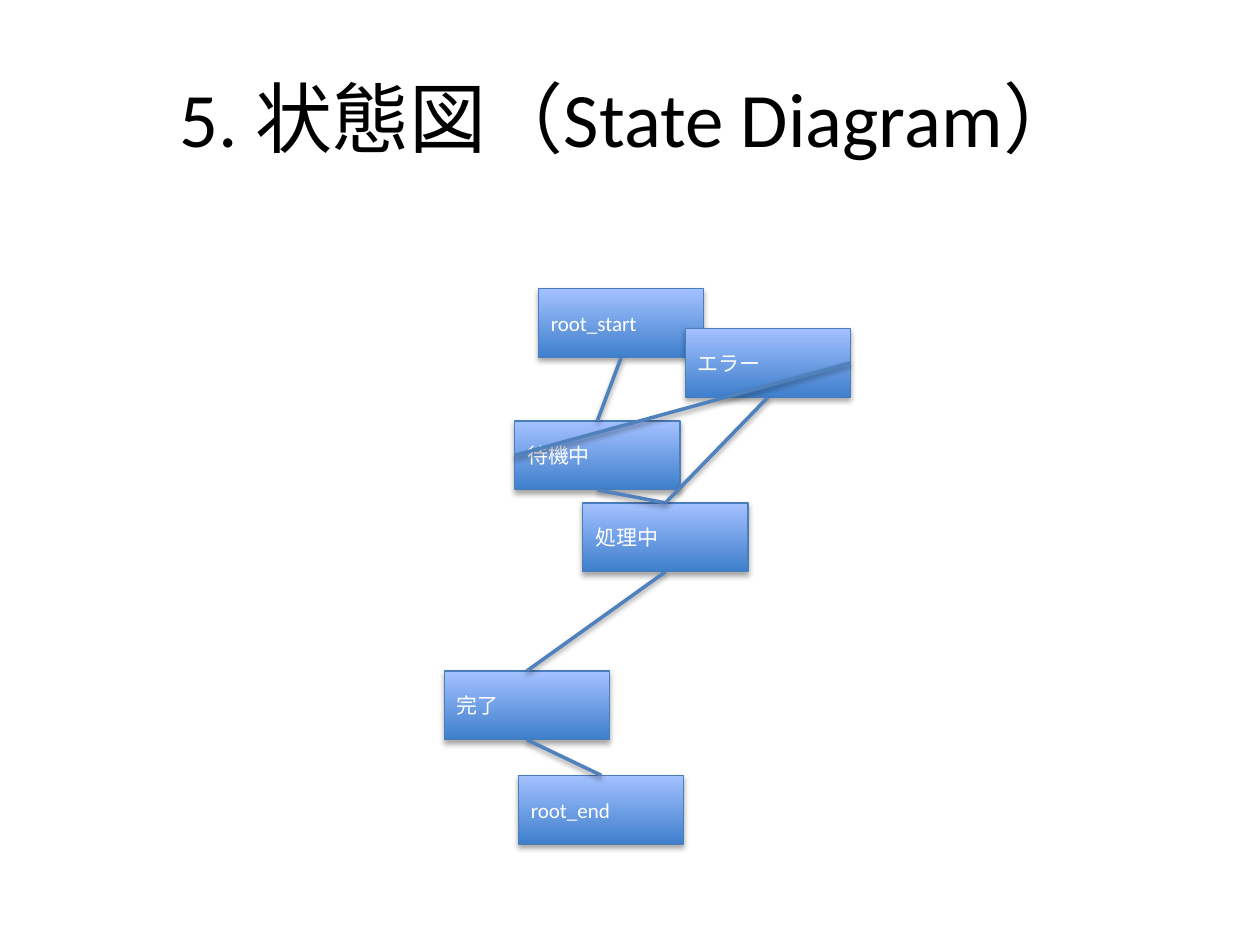
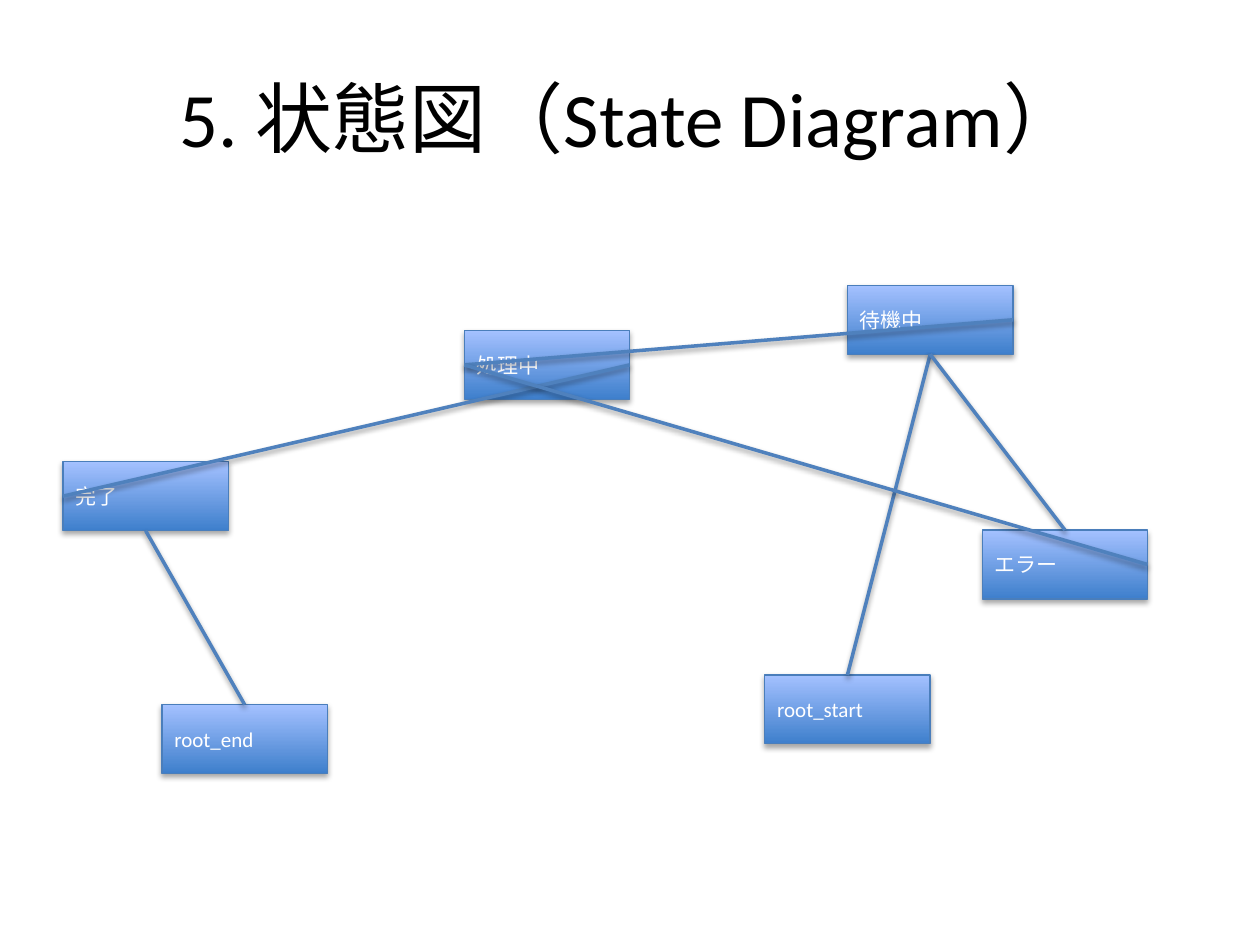
Before and after one commit to notfolder/qmd_to_pptx, a slide deck: slide 18 of demo_full.pptx. Drawn at 1260x945 pixels with LibreOffice and Linux fonts; fonts in the diff are those of the drawing. Boxes give left, top, right and bottom in pixels: in the first picture for what was removed or moved away, otherwise in the second. Text is boxed around its words. In the diff, an @@ line names an element or a change of style, - is before the commit and + after.

```diff
--- a/demo_full.pptx
+++ b/demo_full.pptx
@@ rectangle "待機中": place and size @@
-rectangle "待機中" at [514, 421, 679, 490]
+rectangle "待機中" at [848, 285, 1013, 354]
@@ line moved from (597, 490) - (665, 503) to (1013, 320) - (464, 365) @@
@@ rectangle "処理中": place and size @@
-rectangle "処理中" at [583, 503, 748, 572]
+rectangle "処理中" at [464, 330, 629, 399]
@@ line moved from (621, 358) - (597, 421) to (848, 675) - (930, 354) @@
@@ line moved from (850, 363) - (514, 455) to (1065, 530) - (930, 354) @@
@@ line moved from (665, 572) - (527, 670) to (630, 365) - (63, 496) @@
@@ line moved from (665, 503) - (767, 397) to (464, 365) - (1148, 564) @@
@@ rectangle "完了": place and size @@
-rectangle "完了" at [445, 670, 610, 740]
+rectangle "完了" at [63, 461, 228, 530]
@@ line moved from (527, 740) - (601, 775) to (146, 530) - (244, 704) @@
@@ rectangle "エラー": place and size @@
-rectangle "エラー" at [685, 329, 850, 398]
+rectangle "エラー" at [983, 530, 1148, 600]
@@ rectangle "root_start": place and size @@
-rectangle "root_start" at [538, 289, 703, 358]
+rectangle "root_start" at [765, 675, 930, 745]
@@ rectangle "root_end": place and size @@
-rectangle "root_end" at [518, 775, 683, 844]
+rectangle "root_end" at [163, 704, 328, 774]
```
Also in this commit, not shown: 5 other slides changed, 5 other files.
